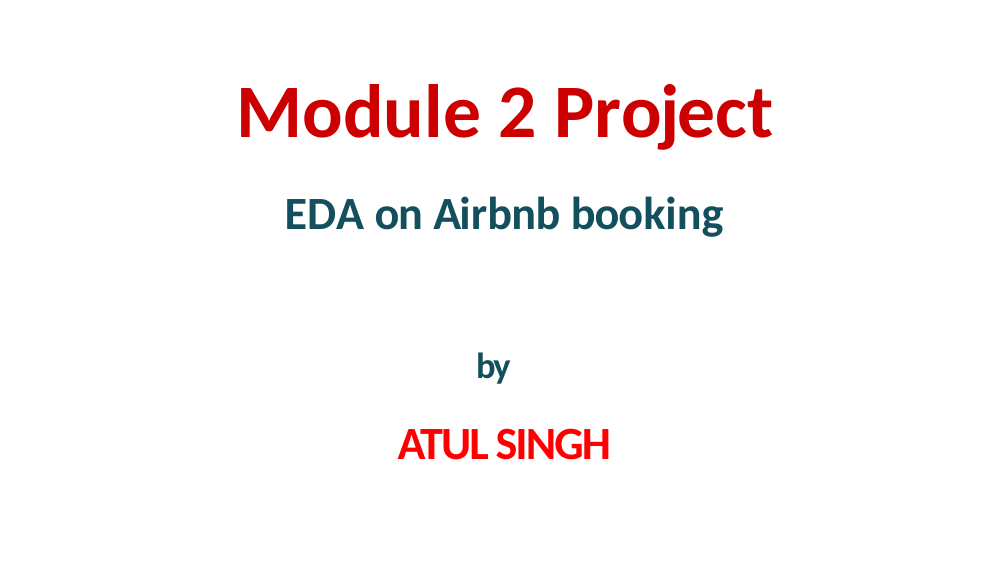
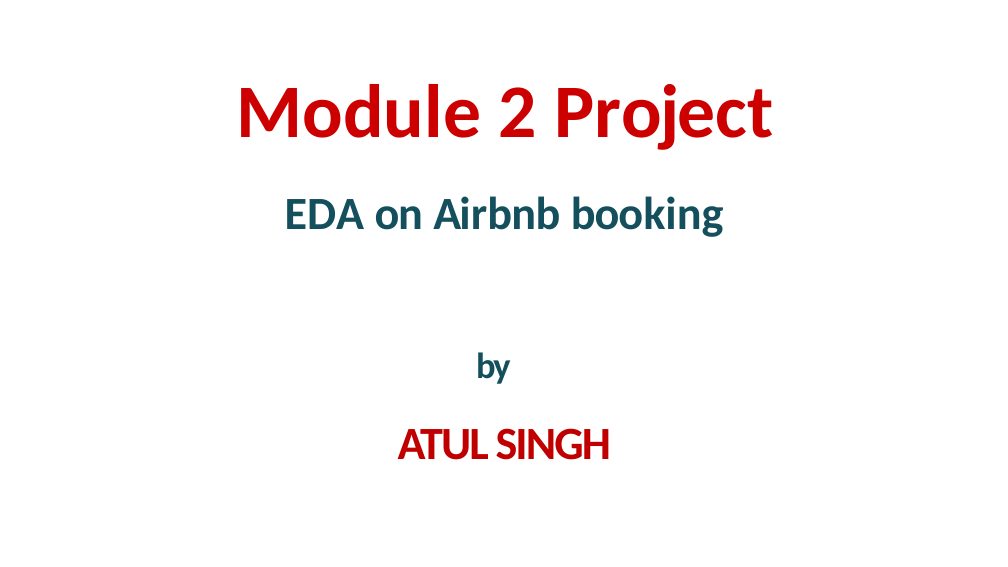
Before and after one commit to atul1994s/airbnb, a slide deck: slide 1 of Airbnb Project.pptx. Drawn at 1008x567 pixels with LibreOffice and Linux fonts; fonts in the diff are those of the drawing; background and template pictures are left out. Boxes give left, top, right and bottom in pixels: in the first picture for what was removed or moved away, otherwise in the second. Text is boxed around its words. In the diff, an @@ line names an element or a change of style, - is before the commit and + after.

```diff
--- a/Airbnb Project.pptx
+++ b/Airbnb Project.pptx
@@ text at (398,428,611,460): text colour #FF0000 to #C00000 in "ATUL SINGH" @@
```
